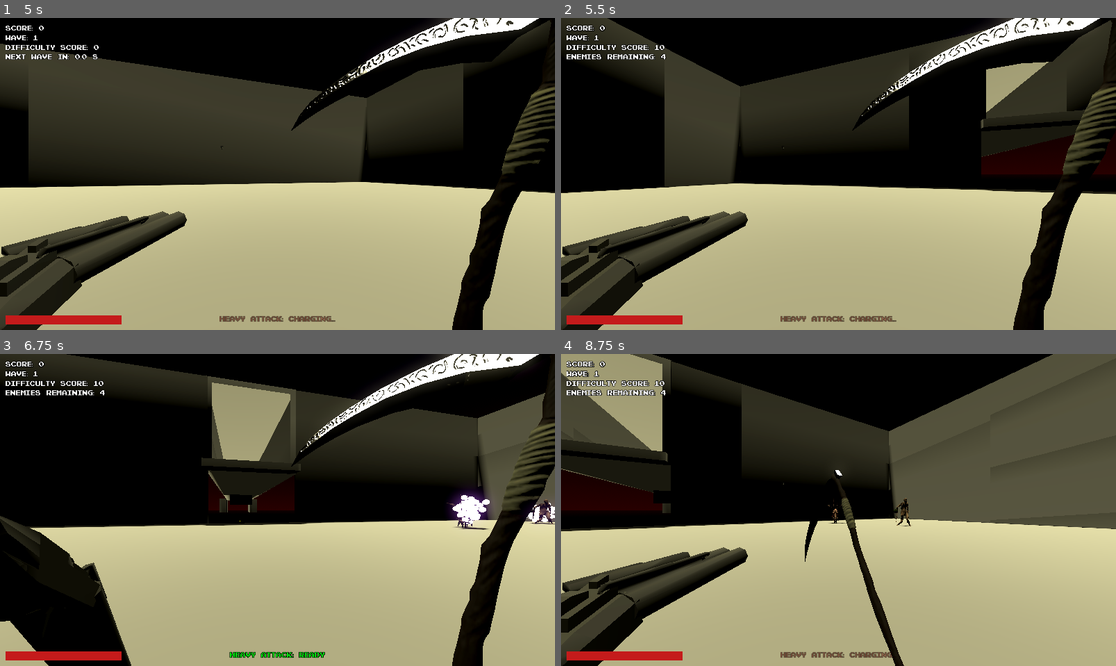
Above: before the commit, frames 1-4 (two rows, left to right).
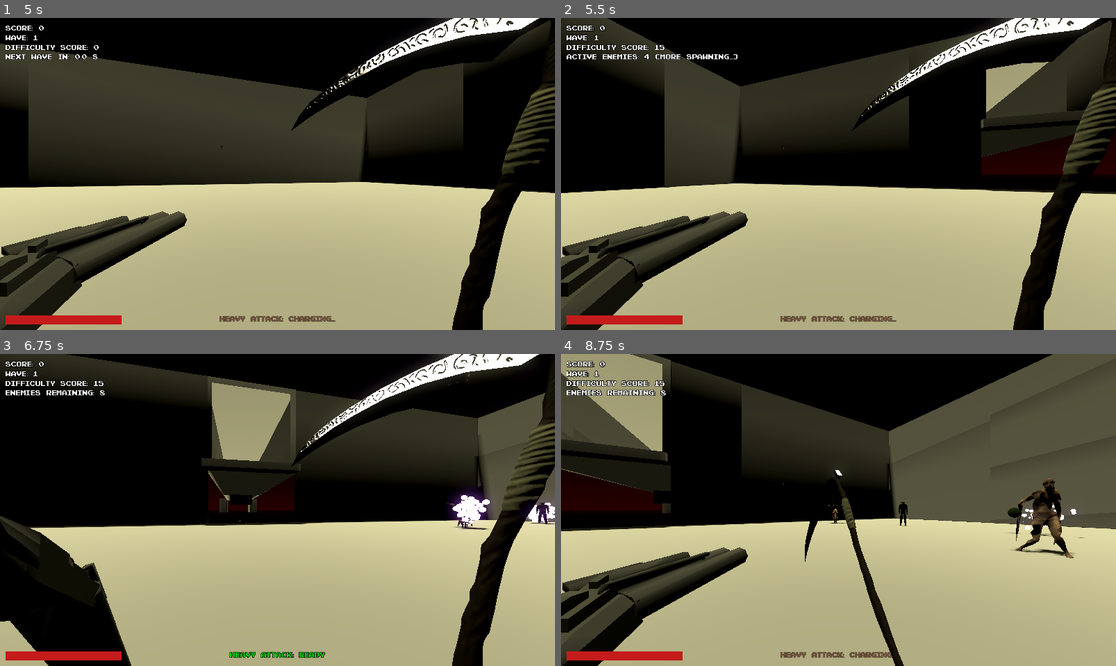
Above: after the commit, the same moments.

Repository: SeminixDev/pandora-boomer-shooter
Game: Godot game, scene res://World/world.tscn
Two runs of this game, one before a commit and one after it. Both use one fixed random seed, a clock stepped at 60 frames per second and the inputs below.
Inputs:
- Up to frame 1 (5 s): hold S (down2) 0.53-1.28 s; hold Up (up1) 0.53-2.03 s; tap A (left2) at 1.35, 4.35 s; hold D (right2) 2.03-2.78 s; hold Left (left1) 2.03-3.53 s; tap W (up2) at 2.85 s; hold Down (down1) 3.53-4.28 s; hold S (down2) 3.53-4.28 s; hold Right (right1) from 4.28 s (still down)
- Up to frame 2 (5.5 s): release Right (right1) at 5.03 s; hold Up (up1) from 5.03 s (still down); hold D (right2) from 5.03 s (still down)
- Up to frame 3 (6.75 s): release Up (up1) at 5.78 s; release D (right2) at 5.78 s; hold Right (right1) from 5.78 s (still down); tap W (up2) at 5.85 s; hold S (down2) from 6.53 s (still down)
- Up to frame 4 (8.75 s): release S (down2) at 7.28 s; tap A (left2) at 7.35 s; release Right (right1) at 8.03 s; hold Down (down1) from 8.03 s (still down); hold D (right2) from 8.03 s (still down)

Frame 1 is identical in both runs. In frame 2, 0.4% of the frame differs, in the area x 1-32%, y 8-14%; in frame 3, 0.2%; in frame 4, 1.3%, in the area x 17-95%, y 8-66%.

Commit message:
Adjust wave manager growth

Diff:
--- a/World/wave_manager.gd
+++ b/World/wave_manager.gd
@@ -7,8 +7,8 @@
 	"Leaper": {"scene": preload("res://Enemy/leaper_enemy.tscn"), "cost": 4}
 }
 
-@export var initial_budget: int = 10
-@export var budget_multiplier: float = 1.5
+@export var initial_budget: int = 15
+@export var budget_multiplier: float = 1.15
 @export var spawn_interval: float = 0.1
 @export var breather_duration: float = 5.0
 
